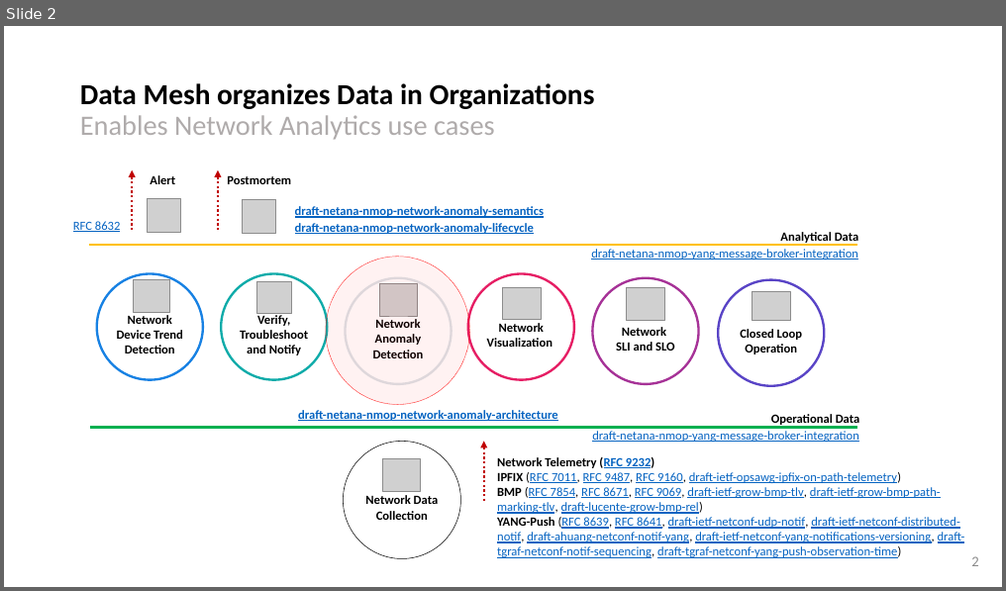
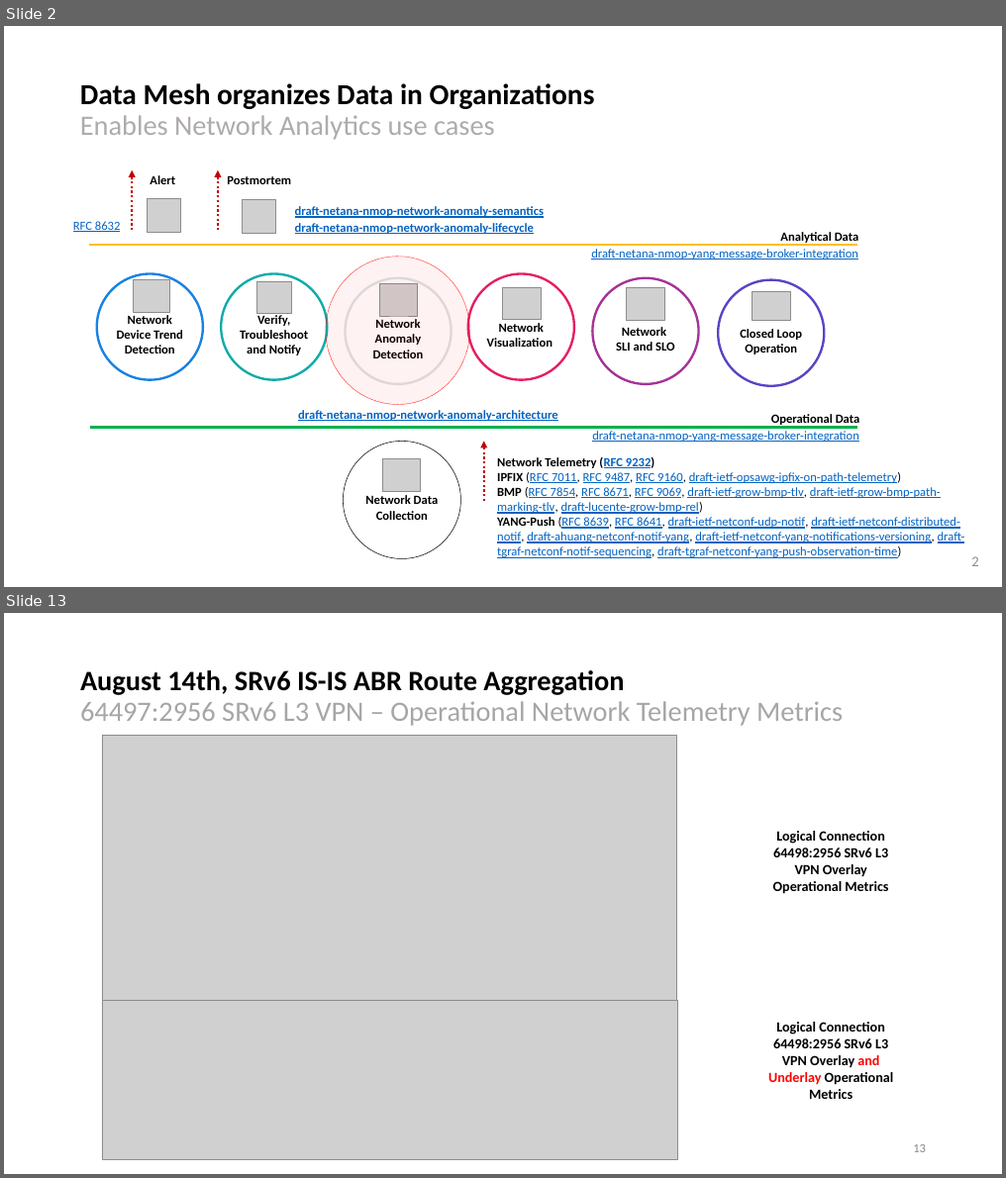
Before and after one commit to network-analytics/ietf-network-analytics-document-status, a slide deck: 121/NMOP/nmop-interim-swisscom-network-analytics-network-incident-postmortem.pptx. Shown one above the other, each under a label of ours: slide 2 before the commit, slides 2 and 13 after it; the slides between them are not shown. The pictures are 1006x591 and 1006x1178 pixels, drawn with LibreOffice and Linux fonts; fonts in the diff are those of the drawing; grey boxes stand for pictures. Boxes give left, top, right and bottom in pixels: in the first picture for what was removed or moved away, otherwise in the second. Text is boxed around its words. In the diff, an @@ line names an element or a change of style, - is before the commit and + after.

```diff
--- a/121/NMOP/nmop-interim-swisscom-network-analytics-network-incident-postmortem.pptx
+++ b/121/NMOP/nmop-interim-swisscom-network-analytics-network-incident-postmortem.pptx
@@ slide 13 added at <box>4,613,1002,1174</box>, background #FFFFFF @@
@@ text added at <box>80,670,843,726</box>, 27 pt, text #A6A6A6 @@
+August 14th, SRv6 IS-IS ABR Route Aggregation
+64497:2956 SRv6 L3 VPN – Operational Network Telemetry Metrics
@@ picture added at <box>102,735,677,1000</box> @@
@@ text added at <box>773,831,888,894</box>, 13.5 pt, text #000000, bold @@
+Logical Connection 64498:2956 SRv6 L3 VPN Overlay Operational Metrics
@@ picture added at <box>102,1001,678,1160</box> @@
@@ text added at <box>768,1022,894,1099</box>, 13.5 pt, text #000000, bold @@
+Logical Connection 64498:2956 SRv6 L3 VPN Overlay and Underlay Operational Metrics
@@ page number added at <box>913,1145,926,1153</box>, 12 pt, text #8C8C8C @@
+13
```
Also in this commit, not shown: 5 slides changed, 11 other slides added, 7 slides removed, 1 other file.
